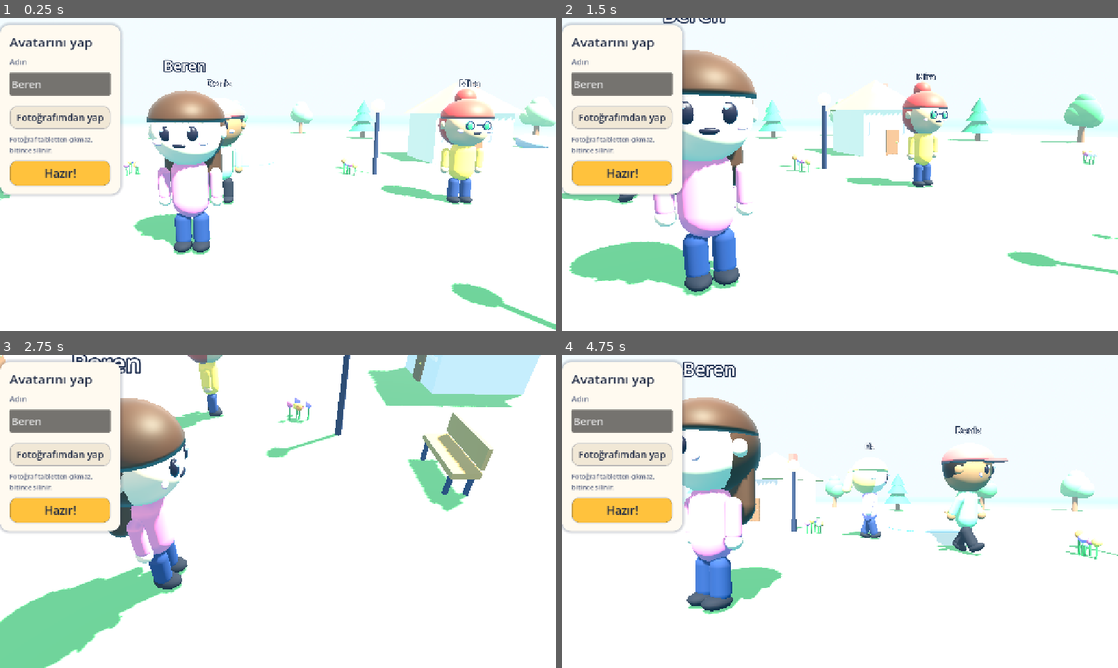
Above: before the commit, frames 1-4 (two rows, left to right).
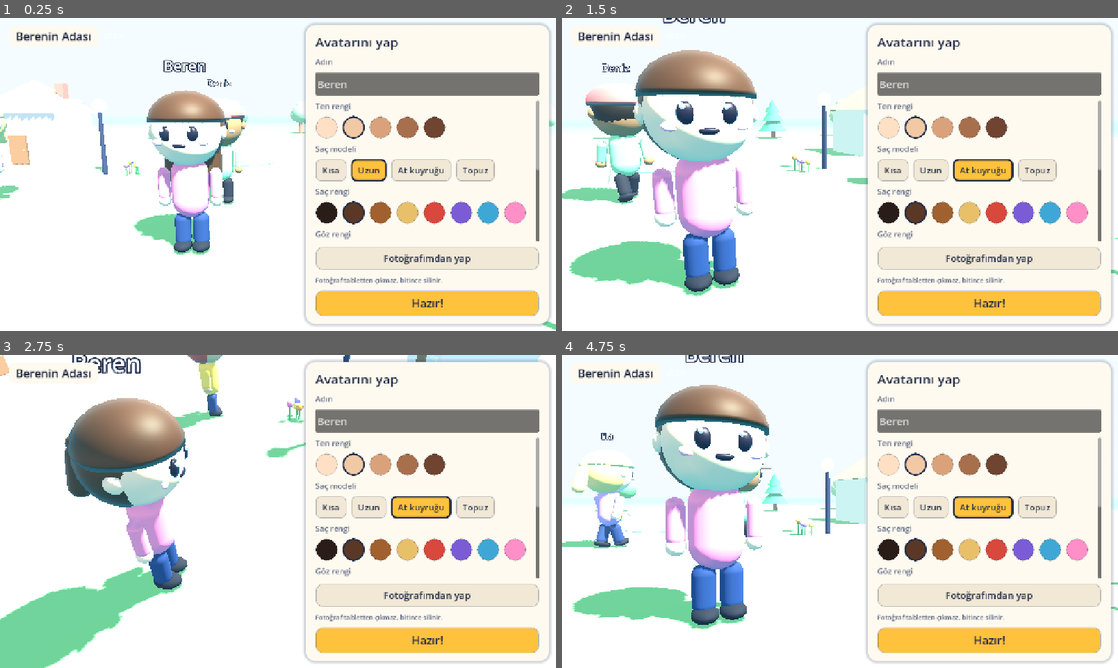
Above: after the commit, the same moments.

Repository: Heach8/MyGame
Game: Godot game, scene res://scenes/main.tscn
Two runs of this game, one before a commit and one after it. Both use one fixed random seed, a clock stepped at 60 frames per second and the inputs below.
Inputs (mouse positions are in pixels of both pictures, inside the frame that each line leads up to):
- Up to frame 1 (0.25 s): no input
- Up to frame 2 (1.5 s): move the mouse to (962, 158) at 0.52 s; hold Right 0.53-1.25 s; tap S (geri) at 0.6 s; click (962, 158) at 0.67 s; drag from (728, 190) to (812, 237) at 1.27 s
- Up to frame 3 (2.75 s): move the mouse to (333, 442) at 2.02 s; hold Right from 2.03 s (still down); hold Shift (kos) from 2.03 s (still down)
- Up to frame 4 (4.75 s): release Right at 2.75 s; release Shift (kos) at 2.75 s; drag from (812, 574) to (673, 464) at 2.77 s; move the mouse to (1006, 558) at 3.52 s; hold Left 3.53-4.25 s; tap A (sol) at 3.6 s; drag from (673, 464) to (756, 433) at 4.27 s

The runs differ from the first frame. In frame 1, 26% of the frame differs, in the area x 0-100%, y 1-99%; in frame 2, 27%; in frame 3, 29%; in frame 4, 37%, in the area x 0-100%, y 0-99%.

Commit message:
Avatar ekranı, fotoğraf seçici ve dokunmatik kontroller ekranın tamamını kaplasın
CanvasLayer altında çapalar boyut vermiyordu: avatar paneli sol üstte
küçücük kalıyor, seçenekler görünmüyor, joystick ekran dışında çiziliyordu.

Co-Authored-By: Claude Opus 5.5 <noreply@anthropic.com>
Claude-Session: https://claude.ai/code/session_01SczDKnoRobwMpY7PS1xM9o

Diff:
--- a/scripts/avatar_editor.gd
+++ b/scripts/avatar_editor.gd
@@ -32,7 +32,8 @@
 
 
 func _ready() -> void:
-	set_anchors_preset(Control.PRESET_FULL_RECT)
+	_fit_screen()
+	get_viewport().size_changed.connect(_fit_screen)
 	mouse_filter = Control.MOUSE_FILTER_IGNORE
 
 	var panel := PanelContainer.new()
@@ -217,3 +218,10 @@
 	l.add_theme_font_size_override("font_size", font_px)
 	l.add_theme_color_override("font_color", Color("66708a") if quiet else INK)
 	return l
+
+
+## Ekranın tamamını kaplar. CanvasLayer altındaki Control'lerde çapalar boyut vermediği için
+## boyutu ekrandan alır ve ekran döndüğünde/değiştiğinde günceller.
+func _fit_screen() -> void:
+	position = Vector2.ZERO
+	size = get_viewport_rect().size
--- a/scripts/photo_picker.gd
+++ b/scripts/photo_picker.gd
@@ -23,7 +23,8 @@
 
 
 func _ready() -> void:
-	set_anchors_preset(Control.PRESET_FULL_RECT)
+	_fit_screen()
+	get_viewport().size_changed.connect(_fit_screen)
 	mouse_filter = Control.MOUSE_FILTER_STOP
 
 	var bg := ColorRect.new()
@@ -180,3 +181,10 @@
 		b.add_theme_color_override(state, INK)
 	b.pressed.connect(callback)
 	return b
+
+
+## Ekranın tamamını kaplar. CanvasLayer altındaki Control'lerde çapalar boyut vermediği için
+## boyutu ekrandan alır ve ekran döndüğünde/değiştiğinde günceller.
+func _fit_screen() -> void:
+	position = Vector2.ZERO
+	size = get_viewport_rect().size
--- a/scripts/touch_controls.gd
+++ b/scripts/touch_controls.gd
@@ -15,7 +15,8 @@
 
 
 func _ready() -> void:
-	set_anchors_preset(Control.PRESET_FULL_RECT)
+	_fit_screen()
+	get_viewport().size_changed.connect(_fit_screen)
 	mouse_filter = Control.MOUSE_FILTER_IGNORE
 
 
@@ -89,3 +90,10 @@
 	var font_size := 26
 	var text_size := font.get_string_size(text, HORIZONTAL_ALIGNMENT_CENTER, -1, font_size)
 	draw_string(font, j + Vector2(-text_size.x / 2.0, font_size * 0.35), text, HORIZONTAL_ALIGNMENT_LEFT, -1, font_size, Color("1f2a44"))
+
+
+## Ekranın tamamını kaplar. CanvasLayer altındaki Control'lerde çapalar boyut vermediği için
+## boyutu ekrandan alır ve ekran döndüğünde/değiştiğinde günceller.
+func _fit_screen() -> void:
+	position = Vector2.ZERO
+	size = get_viewport_rect().size
